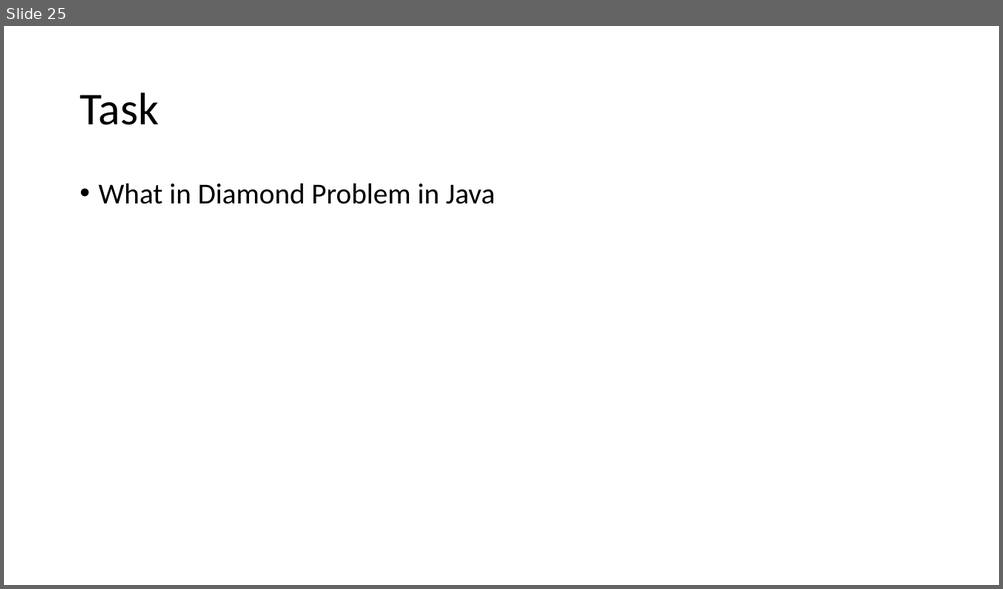
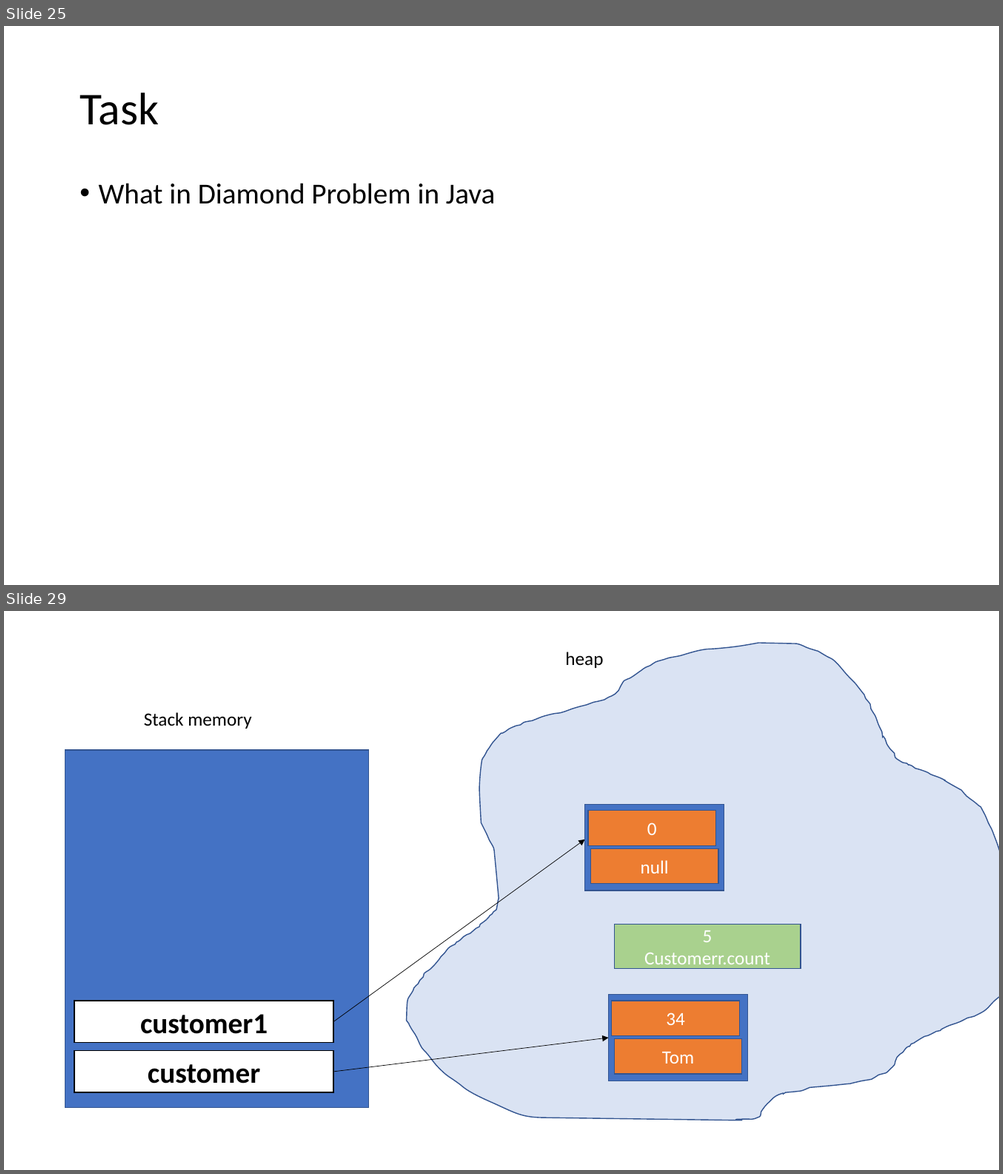
Before and after one commit to caprepo/java-jul, a slide deck: Java.pptx. Shown one above the other, each under a label of ours: slide 25 before the commit, slides 25 and 29 after it; the slides between them are not shown. The pictures are 1003x589 and 1003x1174 pixels, drawn with LibreOffice and Linux fonts; fonts in the diff are those of the drawing. Boxes give left, top, right and bottom in pixels: in the first picture for what was removed or moved away, otherwise in the second. Text is boxed around its words. In the diff, an @@ line names an element or a change of style, - is before the commit and + after.

```diff
--- a/Java.pptx
+++ b/Java.pptx
@@ slide 29 added at (4, 611, 999, 1170), background #FFFFFF @@
@@ freeform shape added at (406, 643, 999, 1122), fill #DAE3F3, outline #325491 1 pt @@
@@ text added at (565, 652, 603, 668), 18 pt, text #000000 @@
+heap
@@ text added at (144, 712, 251, 729), 18 pt, text #000000 @@
+Stack memory
@@ rectangle added at (65, 751, 369, 1109), fill #4472C4, outline #325491 1 pt @@
@@ rectangle added at (584, 804, 724, 891), fill #4472C4, outline #325491 1 pt @@
@@ rectangle added at (588, 811, 716, 846), fill #ED7D31, outline #325491 1 pt, 18 pt, text #FFFFFF @@
+0
@@ arrow added from (334, 1022) to (584, 840), #000000 0.5 pt @@
@@ rectangle added at (590, 849, 718, 884), fill #ED7D31, outline #325491 1 pt, 18 pt, text #FFFFFF @@
+null
@@ rectangle added at (614, 924, 801, 968), fill #A9D18E, outline #325491 1 pt, 18 pt, text #FFFFFF @@
+5
+Customerr.count
@@ rectangle added at (74, 1001, 333, 1043), fill #FFFFFF, outline #000000 1 pt, 28 pt, text #000000, bold @@
+customer1
@@ rectangle added at (609, 995, 748, 1082), fill #4472C4, outline #325491 1 pt @@
@@ rectangle added at (612, 1001, 739, 1037), fill #ED7D31, outline #325491 1 pt, 18 pt, text #FFFFFF @@
+34
@@ rectangle added at (74, 1051, 333, 1093), fill #FFFFFF, outline #000000 1 pt, 28 pt, text #000000, bold @@
+customer
@@ arrow added from (334, 1072) to (609, 1038), #000000 0.5 pt @@
@@ rectangle added at (614, 1039, 742, 1074), fill #ED7D31, outline #325491 1 pt, 18 pt, text #FFFFFF @@
+Tom
```
Also in this commit, not shown: 1 slide changed, 20 other slides added, 1 other file.
